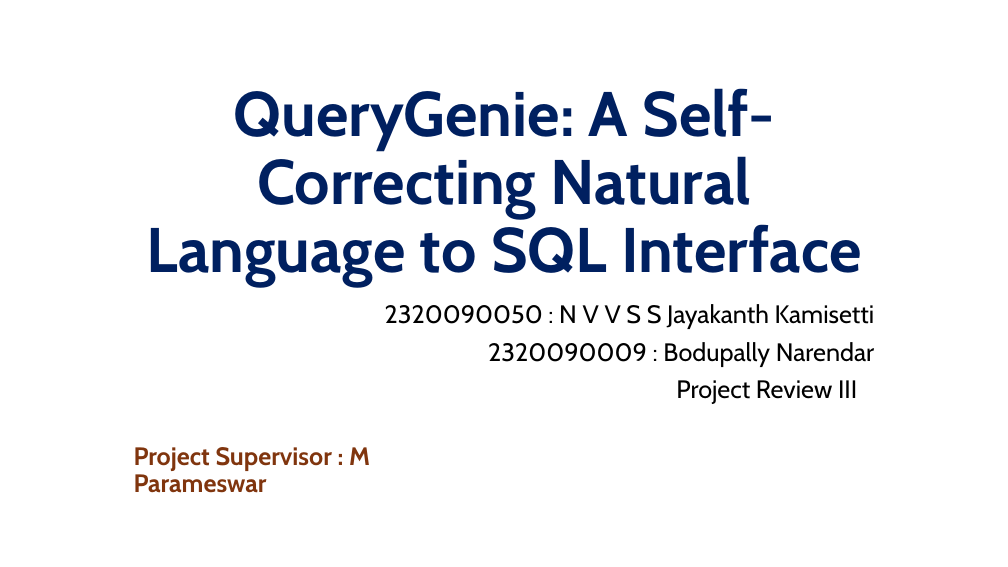
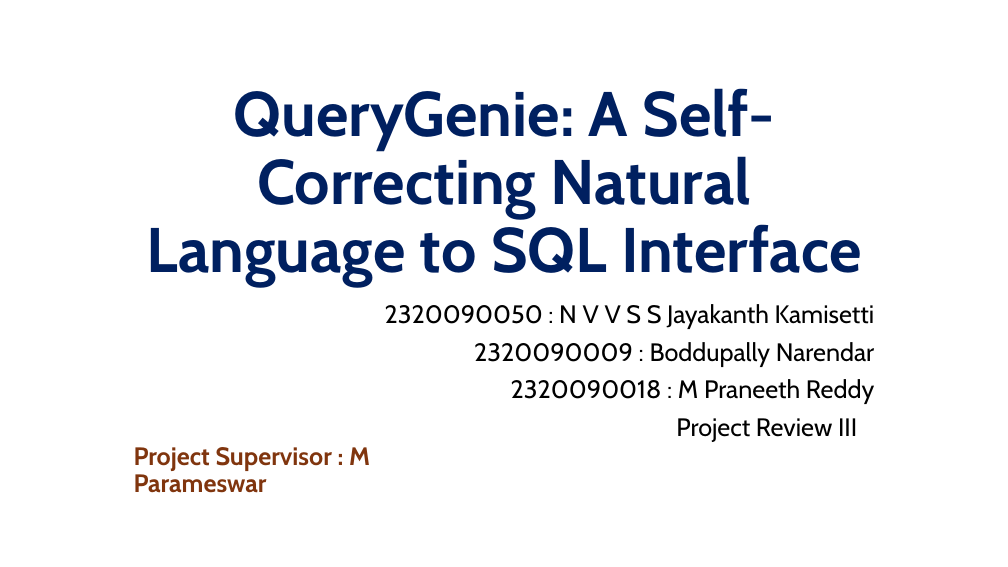
Before and after one commit to jayakanthh/QueryGenie, a slide deck: slide 1 of docs/reviews/Review3_QueryGenie.pptx. Drawn at 1008x567 pixels with LibreOffice and Linux fonts; fonts in the diff are those of the drawing; background and template pictures are left out. Boxes give left, top, right and bottom in pixels: in the first picture for what was removed or moved away, otherwise in the second. Text is boxed around its words. In the diff, an @@ line names an element or a change of style, - is before the commit and + after.

```diff
--- a/docs/reviews/Review3_QueryGenie.pptx
+++ b/docs/reviews/Review3_QueryGenie.pptx
@@ subtitle at box(474, 342, 874, 404): text changed @@
-2320090009 : Bodupally Narendar
+2320090009 : Boddupally Narendar
+2320090018 : M Praneeth Reddy
```
Also in this commit, not shown: 8 other files.
